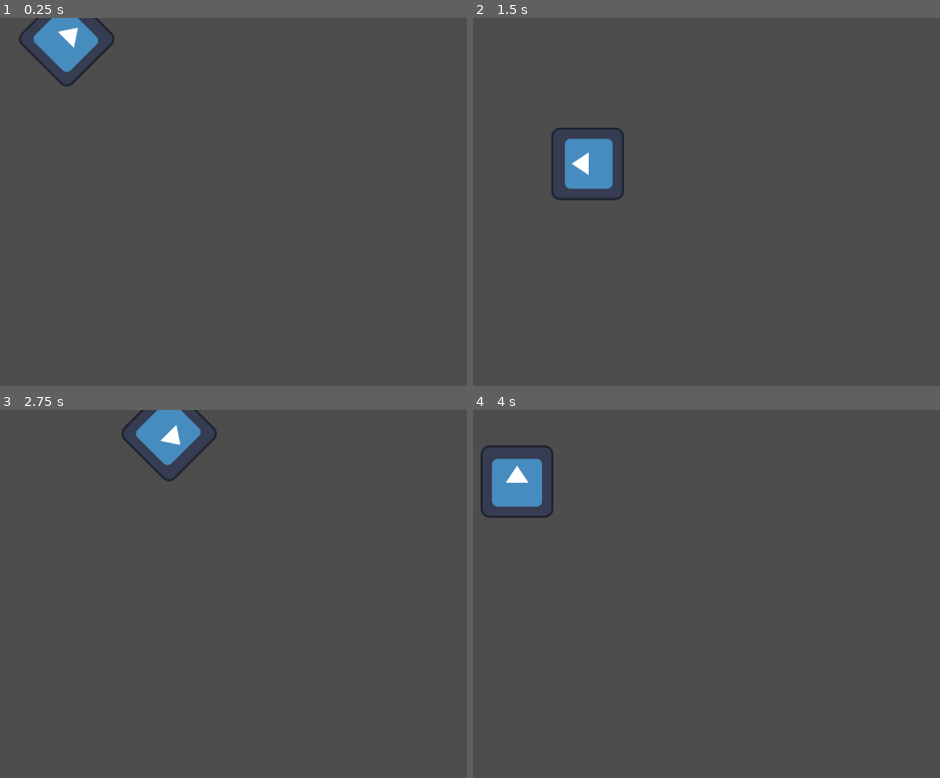
Above: before the commit, frames 1-4 (two rows, left to right).
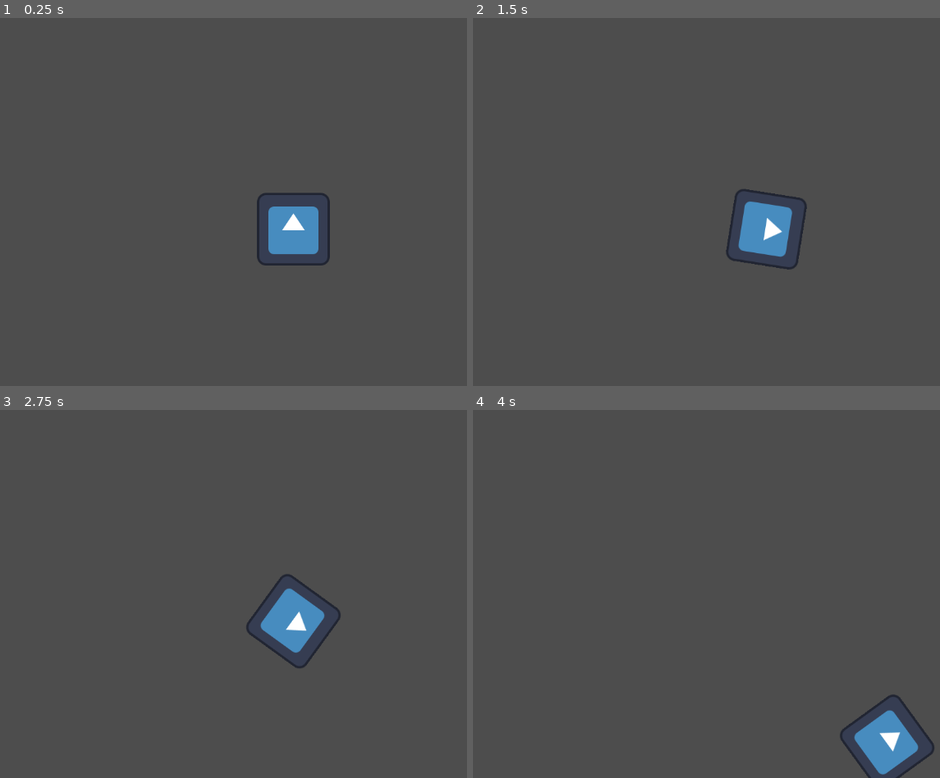
Above: after the commit, the same moments.

Repository: ritks/GodotPractice
Game: Godot game, scene res://sprite_2d.tscn
Same seed, same stepped clock (60 frames per second), same inputs: the game is played once before the commit and once after it. The project has no main scene, so this scene is started directly. The engine's default icon, where the game draws it, is replaced by a stand-in: a white triangle on a blue panel in a dark square.
Inputs:
- Up to frame 1 (0.25 s): no input
- Up to frame 2 (1.5 s): hold Right (ui_right) 0.53-1.28 s; hold Left (ui_left) from 1.28 s (still down)
- Up to frame 3 (2.75 s): release Left (ui_left) at 2.03 s; hold Right (ui_right) from 2.03 s (still down)
- Up to frame 4 (4 s): release Right (ui_right) at 2.78 s; hold Up (ui_up) 2.78-3.53 s; hold Left (ui_left) from 3.53 s (still down)

The runs differ from the first frame. In frame 1, 3.4% of the frame differs, in the area x 4-71%, y 0-68%; in frame 2, 3.6%, in the area x 16-72%, y 29-69%; in frame 3, 3.5%; in frame 4, 3.6%.

Commit message:
Updated script to be controlled by user input

Diff:
--- a/ScriptPractice/Icon.gd
+++ b/ScriptPractice/Icon.gd
@@ -4,7 +4,16 @@
 var angular_speed = PI
 
 func _process(delta):
-	rotation += angular_speed * delta
+	var direction = 0
+	if Input.is_action_pressed("ui_left"):
+		direction = -1
+	if Input.is_action_pressed("ui_right"):
+		direction = 1
 
-	var velocity = Vector2.UP.rotated(rotation) * speed
+	rotation += angular_speed * direction * delta
+
+	var velocity = Vector2.ZERO
+	if Input.is_action_pressed("ui_up"):
+		velocity = Vector2.UP.rotated(rotation) * speed
+
 	position += velocity * delta
--- a/ScriptPractice/sprite_2d.tscn
+++ b/ScriptPractice/sprite_2d.tscn
@@ -4,6 +4,6 @@
 [ext_resource type="Script" path="res://Icon.gd" id="2_hqkhe"]
 
 [node name="Sprite2D" type="Sprite2D"]
-position = Vector2(151, 126)
+position = Vector2(589, 372)
 texture = ExtResource("1_xjbx2")
 script = ExtResource("2_hqkhe")
